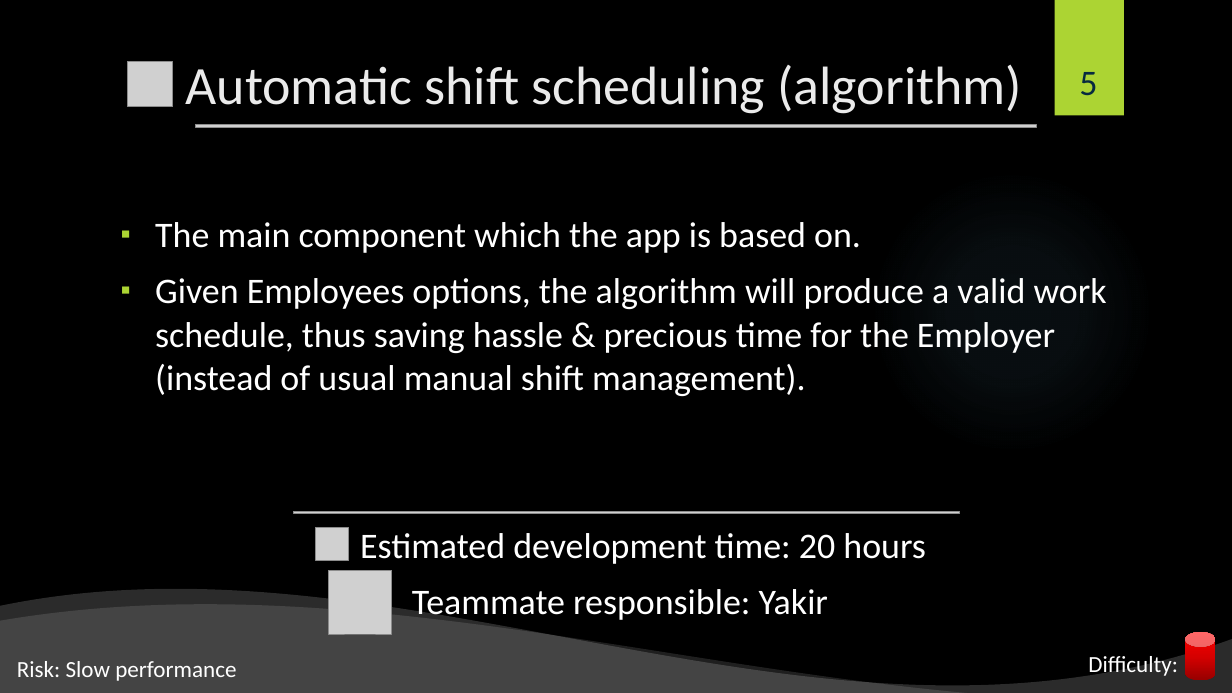
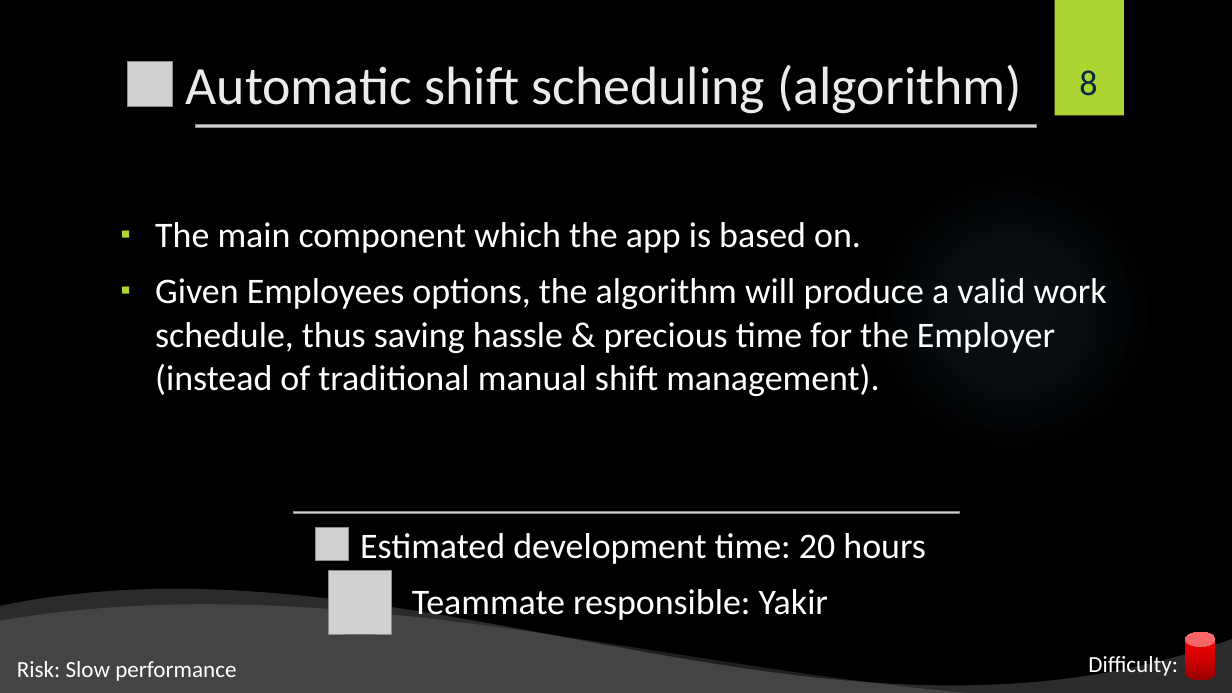
Before and after one commit to shiftlyapp/Shiftly, a slide deck: slide 8 of Backlog.pptx (slide 5 before the commit). Drawn at 1232x693 pixels with LibreOffice and Linux fonts; fonts in the diff are those of the drawing; grey boxes stand for pictures; background and template pictures are left out. Boxes give left, top, right and bottom in pixels: in the first picture for what was removed or moved away, otherwise in the second. Text is boxed around its words. In the diff, an @@ line names an element or a change of style, - is before the commit and + after.

```diff
--- a/Backlog.pptx
+++ b/Backlog.pptx
@@ page number at <box>1079,70,1097,96</box>: text changed @@
-5
+8
@@ text at <box>155,278,1107,396</box>: text changed @@
-▪ Given Employees options, the algorithm will produce a valid work schedule, thus saving hassle & precious time for the Employer (instead of usual manual shift management).
+▪ Given Employees options, the algorithm will produce a valid work schedule, thus saving hassle & precious time for the Employer (instead of traditional manual shift management).
```
Also in this commit, not shown: 15 other slides changed, 3 slides added.
